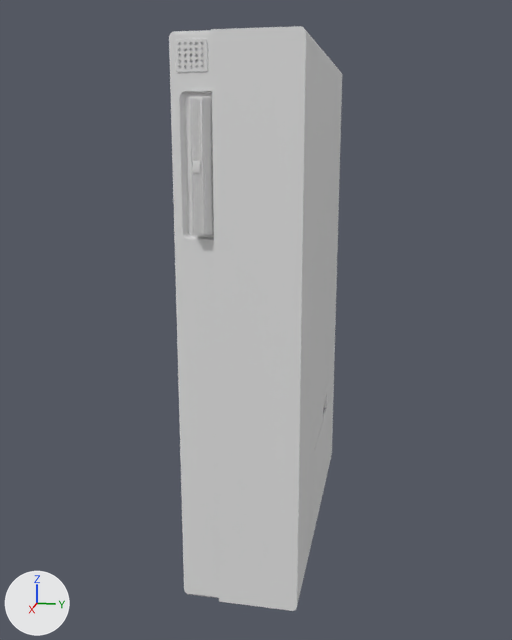
The Blender file Walkman part 1.blend, before and after one commit.
Before and after are seen from a 50 mm camera at (2.94, 0.52, 1.67) aimed at (0.04, -0.06, 0.94). The axes (+X, +Y, +Z) are drawn at lower left. The lights are the same throughout.

Script lines for the objects in view, before the commit:
```python
me_cube_001 = bpy.data.meshes.new('Cube.001')
me_cube_001.from_pydata(...)  # 80 vertices, 44 faces; spans x 0.36..0.69, y -0.25..0.25, z -1.0..1.0
me_cube_001.materials.append(mat_material)  # white #e7e7e7
me_cube_002 = bpy.data.meshes.new('Cube.002')
me_cube_002.from_pydata(...)  # 446 vertices, 307 faces; spans x -0.687..0.362, y -0.25..0.25, z 0.597..1.0
me_cube_002.polygons.foreach_set('use_smooth', [True] * 307)
me_cube_002.materials.append(mat_material)  # white #e7e7e7
me_cube_013 = bpy.data.meshes.new('Cube.013')
me_cube_013.from_pydata(...)  # 632 vertices, 587 faces; spans x -0.023..0.042, y 0.0..0.217, z -0.068..0.0
me_cube_013.polygons.foreach_set('use_smooth', [True] * 587)
ob_cube_001 = bpy.data.objects.new('Cube.001', me_cube_001)
ob_cube_001.location = (0.0, 0.0, 1.014)
ob_cube_001.scale = (1.0, 0.869, 1.0)
ob_cube_002 = bpy.data.objects.new('Cube.002', me_cube_002)
ob_cube_002.location = (0.0, 0.0, 1.014)
ob_cube_002.scale = (1.0, 0.869, 1.0)
_m = ob_cube_002.modifiers.new('Bevel', 'BEVEL')
_m.width = 0.01
_m.width_pct = 0.01
_m.limit_method = 'WEIGHT'
_m.harden_normals = True
ob_cube_019 = bpy.data.objects.new('Cube.019', me_cube_013)
ob_cube_019.location = (0.714, -0.123, 1.6)
ob_cube_019.rotation_euler = (1.571, 0.0, 1.571)  # degrees (90, 0, 90)
_m = ob_cube_019.modifiers.new('Mirror', 'MIRROR')
_m.use_axis = (False, True, False)
# also in view: 'Cube.014' at (-0.23, 0.09, 0.22); 'Cube.017' at (0.66, -0.14, 1.01); 'Cube' at (-0.16, 0.04, 0.81)
```
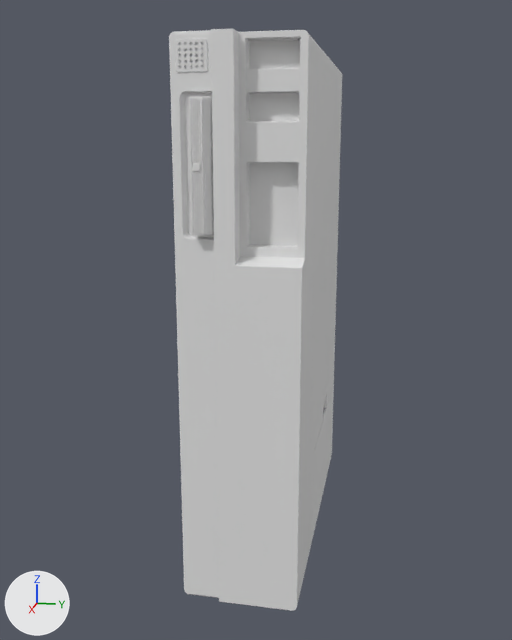
Changed parts and their boxes [x1, y1, x2, y2] in the pictures (512 x 640 px):
'Cube.001', reshaped
    before: [169, 26, 318, 611]
    after: [169, 29, 318, 611]
part 1 of me_cube_001, built on
    before: [230, 26, 311, 611]
    after: [230, 29, 311, 611]

Diff of the bpy script that builds the scene:
```diff
--- a/Walkman part 1.blend.py
+++ b/Walkman part 1.blend.py
@@ me_cube_001 @@
 # used by ob_cube_001; location = (0.0, 0.0, 1.014); scale = (1.0, 0.869, 1.0)
-me_cube_001.from_pydata(...)  # 80 vertices, 44 faces; spans x 0.36..0.69, y -0.25..0.25, z -1.0..1.0
+me_cube_001.from_pydata(...)  # 290 vertices, 206 faces; spans x 0.36..0.69, y -0.25..0.25, z -1.0..1.0
+# me_cube_001 part 1: 3 vertices moved from x 0.69, y 0.24..0.25, z 0.99..1.0 to x 0.62, y 0.24..0.25, z 0.99..1.0; 3 vertices removed from x 0.69, y 0.23..0.25, z 0.98..1.0; 213 vertices added at x 0.57..0.69, y -0.01..0.25, z 0.27..1.0
 me_cube_001.materials.append(mat_material)
```
